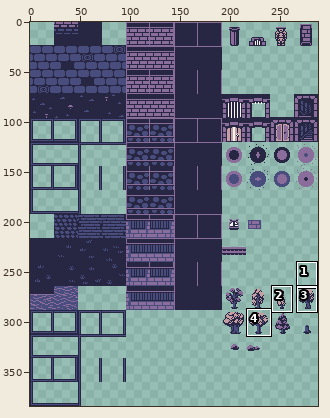
One commit to this sprite sheet: android/assets/images/tiles.png. Above: a wide view before the commit, with the close-up outlined.
Close-up. The starting point:
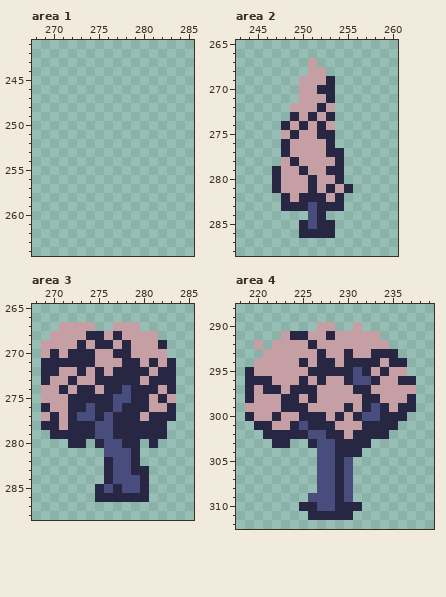
The file is 288x384 pixels. Shown: area 1: x 268..285, y 241..264; area 2: x 243..260, y 265..288; area 3: x 268..285, y 265..288; area 4: x 218..239, y 288..312. The commit also changed other parts of the picture, which this record leaves out.
Now the later version:
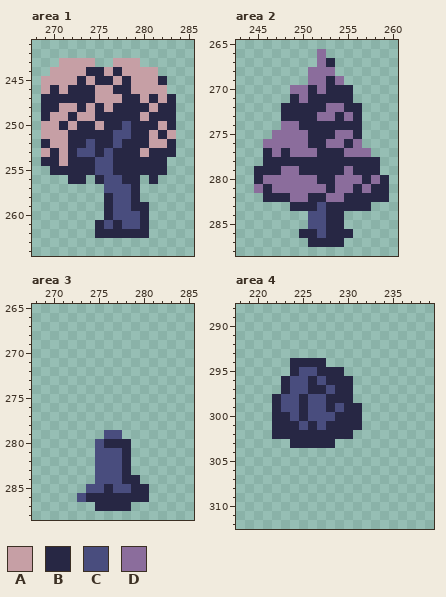
Palette (. is transparent): A #c69fa5  B #272744  C #494d7e  D #8b6d9c
The exact change:
Changed rows in their new state; - is an unchanged pixel.
Area 1:
first column x 269:
243 --AAAA--AAA----
244 -AAAABBABAAAA--
245 AAAABABBABAAAB-
246 ABABBBAABBAAAA-
247 BBBBBBAAABBABAB
248 BBAABABABBBBABB
249 BAABAABBBBBABBB
250 AABABBABBCBBBAB
251 AAABBBBBCCBBABA
252 BAABBCBBCBBBAAB
253 ABABCCBCBBBABBB
254 BBABBBCCBBBBBB-
255 -BBBBBCCBBBBBB-
256 ---BB-BCCBB-B--
257 -------CCCB----
258 -------BCCB----
259 -------BCCBB---
260 -------BCCCB---
261 ------BCBCCB---
262 ------BBBBBB---
Area 2:
first column x 245:
266 -------D-------
267 ------.DB------
268 ------DDD------
269 -----.DD-D-----
270 ----DDBD-BB----
271 ----BDBB-BB----
272 ---BBBB-DDBB---
273 ---B-B-DDBDB---
274 ---DD-B-BBBB---
275 --DDDDB--DDB---
276 -DDDDDBBDDBD---
277 -BD-DDDB--DDD--
278 -BBB-BBBB-BBBB-
279 BB-DD-BB--DBBB-
280 BDDDDDDBBDDDBDB
281 DBDDDDDD-DDBDBB
282 -BB-DD--DDBBBBB
283 ---.--BC--BBB--
284 -------CBB-----
285 -----.-C-B-----
286 -------C-BB----
287 ------BBBB-----
Area 3:
first column x 269:
267 --....--...----
268 -............--
269 ..............-
270 ..............-
271 ...............
272 ...............
273 ...............
274 ...............
275 ...............
276 ...............
277 ...............
278 ..............-
279 -......-C.....-
280 ---..-CBB-.-.--
281 ------C--B.----
282 ------CC-B.----
283 ------CC-B..---
284 ------CC-BB.---
285 -----CCBC-B----
286 ----CB---------
287 ------BBBB-----
Area 4:
first column x 219:
290 --------..--.------
291 ----...........----
292 -.-.............---
293 --...............--
294 -....B-B-.........-
295 .....BCC---.......-
296 ....BCCBCBB-.......
297 ....BCC-BCBB.......
298 ...BCCBCCBBB.......
299 ...BCC-CCBC-B......
300 ...-BC-CCC-B-.....-
301 -..BB---C-BBB....--
302 --.----BB--B....---
303 ---..BB-BB....-----
304 --------.....------
305 --------....-------
306 --------....-------
307 --------....-------
308 --------....-------
309 -------.....-------
310 ------.......------
311 -------.....-------
Pixel boxes of the changes (left, top, right, bottom) in both close-ups:
added: (41, 58, 176, 238)
changed: (254, 49, 389, 247)
changed: (41, 322, 176, 511)
changed: (245, 322, 416, 520)
